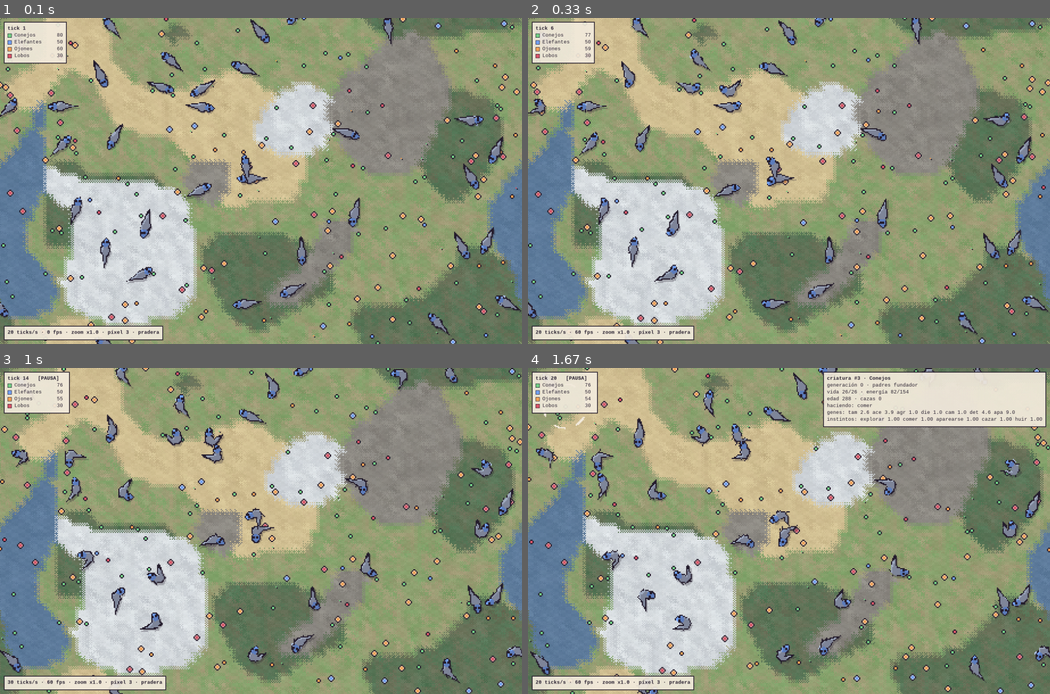
Above: before the commit, frames 1-4 (two rows, left to right).
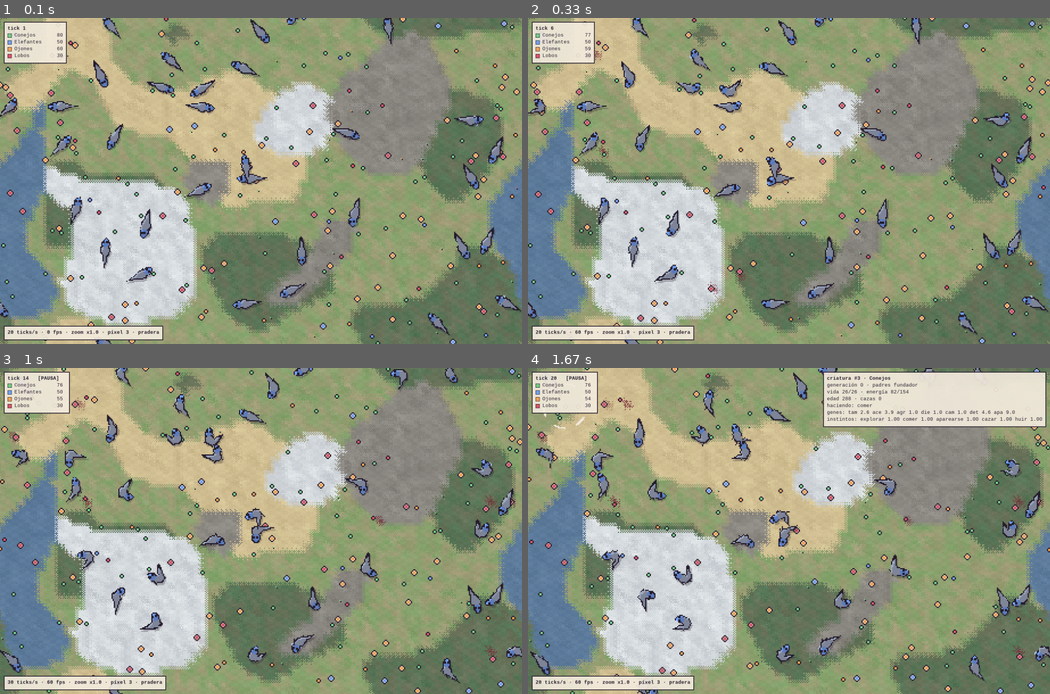
Above: after the commit, the same moments.

Repository: Edu-Rojas/EvoGame
Game: pygame game, started from viewer/__main__.py
The game is run twice, just before and just after one commit, with the same random seed, the same clock (stepped at 60 frames per second) and the same inputs.
Inputs (mouse positions are in pixels of both pictures, inside the frame that each line leads up to):
- Up to frame 1 (0.1 s): no input
- Up to frame 2 (0.33 s): no input
- Up to frame 3 (1 s): tap A at 0.33 s; hold Up from 0.67 s (still down); move the mouse to (428, 521) at 0.7 s; tap Space at 0.73 s
- Up to frame 4 (1.67 s): tap Space at 1.03, 1.23 s; release Up at 1.13 s; hold Down 1.17-1.47 s; move the mouse to (663, 534) at 1.2 s; click "Ojones 54" at 1.55 s

Frame 1 is identical in both runs. In frame 2, 0.1% of the frame differs, in the area x 12-42%, y 9-85%; in frame 3, 0.2%; in frame 4, 0.2%, in the area x 1-99%, y 9-89%.

Commit message:
Show aggression, diet, meat and pursuit in the viewer
Aggression shapes the silhouette: docile creatures get round ears and
round eyes, aggressive ones long pointed ears and narrow slanted eyes.
Carnivores show fangs. Meat stains the ground where something died and
fades as it rots, forest bushes thin out as tall leaves are browsed, and
the selected creature shows a dotted line to what it chases or flees,
plus its health and kills on the card.

Assisted-by: Claude Opus 5.5 (Anthropic)

Diff:
--- a/viewer/animation.py
+++ b/viewer/animation.py
@@ -45,6 +45,7 @@
 GILL_ANGLES = np.radians([30.0, 55.0, 80.0])        # abanico de branquias por lado
 N_GILL_PTS = 6
 BACK_SPOTS = np.array([2, 3, 4])                    # segmentos con manchas en el lomo
+EYE_PTS = 8                                         # vértices de cada ojo
 
 
 def _perp(v: np.ndarray) -> np.ndarray:
@@ -263,6 +264,65 @@
         right = center - s * (rh * 0.5)[:, None]
         return left, right, er
 
+    def eye_shapes(self, slots, radius, x_det, x_agg) -> np.ndarray:
+        """Ojos como polígonos [n, 2, EYE_PTS, 2]: redondos si es dócil, rasgados e
+        inclinados hacia el hocico si es agresivo (Agresividad pone la forma, Detección
+        el tamaño)."""
+        sp, fwd, side = self._frame(slots)
+        f, s = fwd[:, 0], side[:, 0]
+        left, right, er = self.eyes(slots, radius, x_det)
+        ang = np.linspace(0, 2 * np.pi, EYE_PTS, endpoint=False)
+        height = 1.0 - 0.6 * x_agg                       # rasgado: más bajo que ancho
+        tilt = 0.5 * x_agg                               # inclinado hacia adelante
+        out = []
+        for center, sign in ((left, 1.0), (right, -1.0)):
+            ex = np.cos(ang)[None, :] * er[:, None] * 1.15
+            ey = np.sin(ang)[None, :] * er[:, None] * height[:, None]
+            c, sn = np.cos(tilt * sign)[:, None], np.sin(tilt * sign)[:, None]
+            lx, ly = ex * c - ey * sn, ex * sn + ey * c
+            out.append(center[:, None, :] + lx[..., None] * f[:, None, :] + ly[..., None] * s[:, None, :])
+        return np.stack(out, axis=1)
+
+    def ears(self, slots, radius, x_agg) -> np.ndarray:
+        """Orejas atrás de la cabeza [n, 2, 5, 2]: redondeadas si es dócil (conejo),
+        largas y puntiagudas si es agresivo (felino)."""
+        sp, fwd, side = self._frame(slots)
+        f, s = fwd[:, 0], side[:, 0]
+        rh = radius * SEG_RADII[0] * HEAD_SCALE
+        length = rh * (0.55 + 0.6 * x_agg)
+        width = rh * (0.55 - 0.25 * x_agg)
+        bulge = 0.75 - 0.55 * x_agg                       # redondez de los costados
+        out = []
+        for sign in (1.0, -1.0):
+            base = sp[:, 0] - f * (rh * 0.35)[:, None] + s * (rh * 0.62 * sign)[:, None]
+            # la oreja apunta hacia atrás y afuera
+            d = _normalize(-f * 1.0 + s * (0.8 * sign))
+            p = _perp(d) * sign
+            pts = [
+                base + p * (width * 0.5)[:, None],
+                base + d * (length * 0.55)[:, None] + p * (width * bulge)[:, None],
+                base + d * length[:, None],
+                base + d * (length * 0.55)[:, None] - p * (width * bulge * 0.6)[:, None],
+                base - p * (width * 0.5)[:, None],
+            ]
+            out.append(np.stack(pts, axis=1))
+        return np.stack(out, axis=1)
+
+    def fangs(self, slots, radius, x_diet) -> np.ndarray:
+        """Colmillos en la punta del hocico [n, 2, 3, 2] (más largos con más carne)."""
+        sp, fwd, side = self._frame(slots)
+        f, s = fwd[:, 0], side[:, 0]
+        rh = radius * SEG_RADII[0] * HEAD_SCALE
+        tip = sp[:, 0] + f * (rh * (0.15 + HEAD_SHAPE[0, 0] * 0.92))[:, None]
+        length = rh * (0.15 + 0.45 * x_diet)
+        out = []
+        for sign in (1.0, -1.0):
+            base = tip + s * (rh * 0.22 * sign)[:, None]
+            pts = [base - s * (rh * 0.09)[:, None], base + f * length[:, None],
+                   base + s * (rh * 0.09)[:, None]]
+            out.append(np.stack(pts, axis=1))
+        return np.stack(out, axis=1)
+
     def spots(self, slots, radius) -> tuple[np.ndarray, np.ndarray]:
         """Manchas sobre el lomo: posiciones [n, k, 2] y radios [n, k]."""
         sp = self.spine[slots]
--- a/viewer/app.py
+++ b/viewer/app.py
@@ -25,7 +25,7 @@
 from especies.genes import Gene, norm
 from especies.geometry import torus_delta, wrap
 from especies.metrics import CreatureInfo, describe_creature
-from especies.state import World, create_world
+from especies.state import Action, World, create_world
 from especies.step import step
 from especies.terrain import Biome
 
@@ -229,7 +229,8 @@
             self.canvas, self.shadow, self.view(), self.rig, a, w.species[a], base, radius,
             energy_frac=w.energy[a] / w.reserve[a],
             x_acc=x_acc, x_det=norm(g[:, Gene.DETECTION]),
-            x_mate=norm(g[:, Gene.MATING]), time=self.time)
+            x_mate=norm(g[:, Gene.MATING]), x_agg=norm(g[:, Gene.AGGRESSION]),
+            x_diet=norm(g[:, Gene.DIET]), time=self.time)
 
     # ---------- dibujo general ----------
     def selected_slot(self) -> int | None:
@@ -253,10 +254,25 @@
         self.canvas.blit(self.shadow, (0, 0))
         if sel is not None:
             self._draw_detection_ring(sel, v)
+            self._draw_target_line(sel, v)
         size = (self.canvas.get_width() * self.pixel, self.canvas.get_height() * self.pixel)
         self.screen.blit(pygame.transform.scale(self.canvas, size), (0, 0))
         self.draw_hud(sel)
         pygame.display.flip()
+
+    def _draw_target_line(self, sel: int, v: View) -> None:
+        """Línea punteada hacia lo que persigue o de lo que huye la criatura elegida."""
+        w = self.w
+        t = int(w.target[sel])
+        if w.action[sel] not in (Action.HUNT, Action.FLEE) or t < 0 or not w.alive[t]:
+            return
+        heads = self.interpolated_heads(np.array([sel, t]))
+        a = self.cam.rel(heads[0]) * v.zoom + v.canvas_center
+        b = a + torus_delta(heads[0], heads[1], w.size) * v.zoom
+        color = pal.MEAT if w.action[sel] == Action.HUNT else pal.PAPER
+        for k in range(0, 10, 2):
+            p0, p1 = a + (b - a) * k / 10, a + (b - a) * (k + 1) / 10
+            pygame.draw.line(self.canvas, color, p0, p1)
 
     def _draw_detection_ring(self, sel: int, v: View) -> None:
         w = self.w
--- a/viewer/palette.py
+++ b/viewer/palette.py
@@ -17,6 +17,7 @@
 INK: Color = (38, 30, 46)          # negro violáceo, más vivo que el negro puro
 PAPER: Color = (244, 236, 222)     # blanco cálido de cuaderno
 SHADOW_ALPHA = 70                  # opacidad de la sombra de las criaturas
+MEAT: Color = (122, 46, 58)        # carne y sangre en el suelo: vino oscuro, no rojo puro
 
 
 def mix(a: np.ndarray | Color, b: np.ndarray | Color, t: float | np.ndarray) -> np.ndarray:
--- a/viewer/render.py
+++ b/viewer/render.py
@@ -34,6 +34,9 @@
 DECOR_MIN_CELL_PX = 12
 SMALL_MIN_PX = 1.2
 DETAIL_MIN_PX = 3.0
+FANG_MIN_DIET = 0.35       # dieta normalizada desde la que se dibujan colmillos
+MEAT_FULL = 60.0           # carne en una celda que la tiñe al máximo
+MEAT_TINT_MAX = 0.75
 
 
 @dataclass
@@ -100,6 +103,9 @@
         t = self.t
         frac = np.divide(t.grass, t.grass_max, out=np.ones_like(t.grass), where=t.grass_max > 0)
         rgb = self.bare + (self.lush - self.bare) * frac[:, None]
+        # carne: donde hubo una muerte el suelo se mancha, y se borra al pudrirse
+        meat = np.clip(t.meat / MEAT_FULL, 0.0, 1.0) * MEAT_TINT_MAX
+        rgb = pal.mix(rgb, pal.MEAT, meat)
         return np.clip(rgb, 0, 255)
 
     def draw(self, canvas: pygame.Surface, v: View, time: float) -> None:
@@ -160,9 +166,14 @@
         # posición en el lienzo (celdas sin envolver: así cruzar el borde no salta)
         origin = (np.stack([ix, iy], axis=1) * cs - v.center) * z + v.canvas_center
         on = kind >= 0
-        # las matas y flores solo están si queda pasto: se ve el pastoreo
+        # las matas y flores solo están si queda pasto, y los arbustos si quedan hojas
+        # altas: se ve qué se está comiendo cada uno
+        seed_k = self.decor_seed[cell]
         grassy = (kind == Decor.TUFT) | (kind == Decor.FLOWER)
-        on &= ~grassy | (frac[:, None] >= 0.35 + 0.4 * self.decor_seed[cell])
+        on &= ~grassy | (frac[:, None] >= 0.35 + 0.4 * seed_k)
+        leaf_frac = np.divide(t.leaves[cell], t.leaves_max[cell],
+                              out=np.ones(len(cell)), where=t.leaves_max[cell] > 0)
+        on &= (kind != Decor.BUSH) | (leaf_frac[:, None] >= 0.15 + 0.6 * seed_k)
         ii, kk = np.nonzero(on)
         pos = (origin[ii] + self.decor_off[cell[ii], kk] * cs * z).tolist()
         size = (self.decor_size[cell[ii], kk] * cs * z).tolist()
@@ -219,7 +230,7 @@
     def draw(self, canvas: pygame.Surface, shadow: pygame.Surface, v: View, rig: Rig,
              slots: np.ndarray, species: np.ndarray, base: np.ndarray, radius: np.ndarray,
              energy_frac: np.ndarray, x_acc: np.ndarray, x_det: np.ndarray,
-             x_mate: np.ndarray, time: float) -> None:
+             x_mate: np.ndarray, x_agg: np.ndarray, x_diet: np.ndarray, time: float) -> None:
         """base: posición de cada cabeza relativa al centro de la cámara (mundo)."""
         z, cc = v.zoom, v.canvas_center
         px_r = radius * z
@@ -271,6 +282,10 @@
         eyes = np.stack([to_canvas(eye_l[:, None])[:, 0], to_canvas(eye_r[:, None])[:, 0]],
                         axis=1).tolist()
         eye_px = np.maximum(1.0, eye_rad * z).tolist()
+        eye_polys = to_canvas(rig.eye_shapes(s, rad, x_det[d], x_agg[d])).tolist()
+        ears = to_canvas(rig.ears(s, rad, x_agg[d])).tolist()
+        fangs = to_canvas(rig.fangs(s, rad, x_diet[d])).tolist()
+        carnivore = (x_diet[d] > FANG_MIN_DIET).tolist()
         head_glow = (head_a.mean(axis=1) + LIGHT_DIR * r_px[:, None] * 0.35).tolist()
         bodies = pal.to_rgb_list(self._bodies(species[d], energy_frac[d]))
         mates = x_mate[d].tolist()
@@ -300,6 +315,11 @@
                     pygame.draw.lines(canvas, c.accent_light, False, strand, gw)
                     if r >= 5:
                         pygame.draw.circle(canvas, c.accent, strand[-1], max(1.0, r * 0.12))
+            # orejas (debajo de la cabeza): la forma la pone Agresividad
+            if r >= 4:
+                for ear in ears[i]:
+                    pygame.draw.polygon(canvas, c.shade, ear)
+                    pygame.draw.polygon(canvas, ink, ear, 1)
             # silueta de tinta, cuerpo, volumen y manchas
             pygame.draw.polygon(canvas, ink, body_ink[i])
             pygame.draw.polygon(canvas, ink, head_ink[i])
@@ -312,12 +332,21 @@
             pygame.draw.polygon(canvas, c.accent, head[i])
             if r >= 6:
                 pygame.draw.circle(canvas, c.accent_light, head_glow[i], max(1.0, r * 0.2))
+            # colmillos de carnívoro (Dieta)
+            if carnivore[i] and r >= 5:
+                for fang in fangs[i]:
+                    pygame.draw.polygon(canvas, pal.PAPER, fang)
+                    pygame.draw.polygon(canvas, ink, fang, 1)
+            # ojos: redondos si es dócil, rasgados si es agresivo
             er = eye_px[i]
-            for e in eyes[i]:
-                pygame.draw.circle(canvas, ink, e, er)
+            for e, poly in zip(eyes[i], eye_polys[i], strict=True):
+                if r >= 6:
+                    pygame.draw.polygon(canvas, ink, poly)
+                else:
+                    pygame.draw.circle(canvas, ink, e, er)
                 if r >= 8:
                     pygame.draw.circle(canvas, pal.PAPER, (e[0] - er * 0.3, e[1] - er * 0.4),
-                                       max(1.0, er * 0.35))
+                                       max(1.0, er * 0.3))
 
     def _bodies(self, species: np.ndarray, energy_frac: np.ndarray) -> np.ndarray:
         out = np.empty((len(species), 3))
